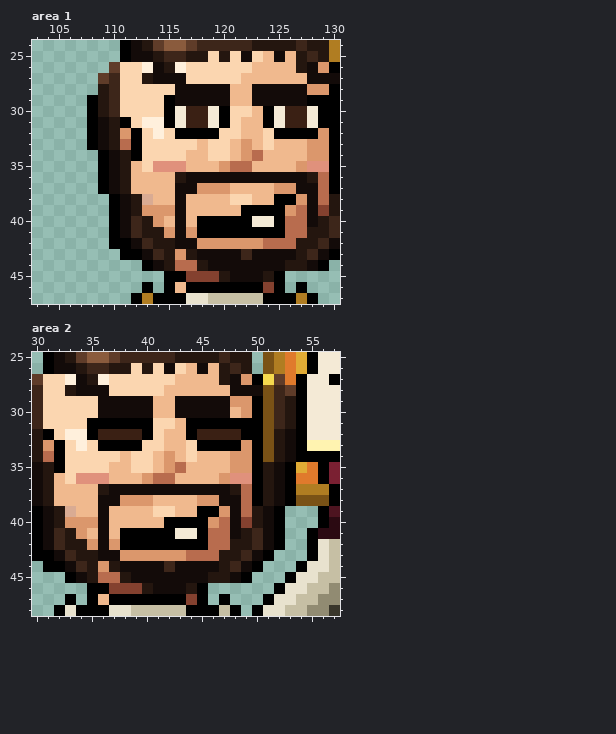
Two versions of one pixel-art file, Assets/Characters/Josh/josh_show_card.aseprite. This is how it looked before the edit.
240x80 pixels, 1 frame. Shown: area 1: x 103..130, y 24..47; area 2: x 30..57, y 25..48. The commit also changed other parts of the picture, which this record leaves out.
New version:
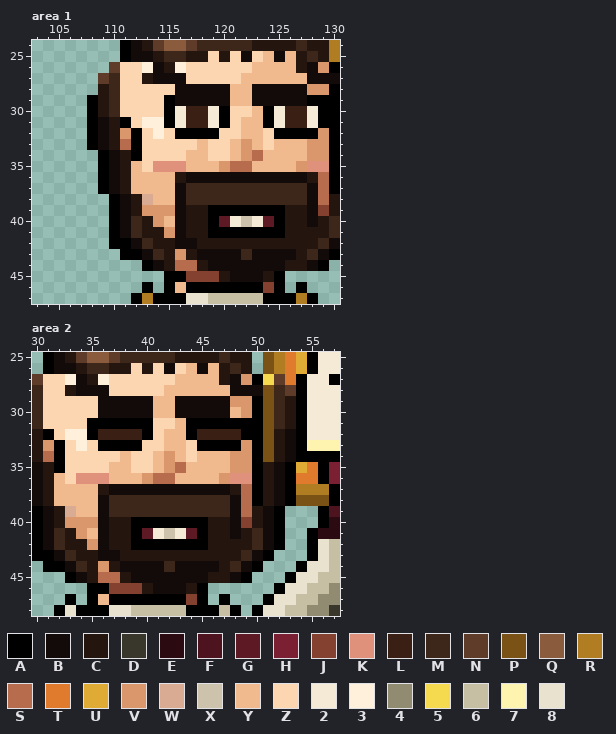
Palette (. is transparent): A #000000  B #130b09  C #24160f  D #39362b  E #2b0a12  F #4d1420  G #5e1a24  H #7a2032  J #84412f  K #e0917c  L #3a2014  M #3d261a  N #5f3c29  P #7a5216  Q #8a5b3d  R #b07d22  S #b86c4e  T #e07a2c  U #e0ab35  V #db976c  W #d9ab93  X #cdc2ab  Y #f0b98e  Z #fbd6b0  2 #f4ead6  3 #fff0dc  4 #918b72  5 #f5d94e  6 #c6bfa4  7 #fff3b0  8 #e8e2ce
Diff:
Changed rows in their new state; - is an unchanged pixel.
Area 1:
first column x 117:
37 MMMMMMMMMMM
38 MMMMMMMMMMM
39 CCAAA----CC
40 CC-G2X-G-CC
41 CC-------CC
42 -CCCCCCCCC-
Area 2:
first column x 37:
38 MMMMMMMMMMM
39 MMMMMMMMMMM
40 CCAAA----CC
41 CC-G2X-G-CC
42 CC-------CC
43 -CCCCCCCCC-
